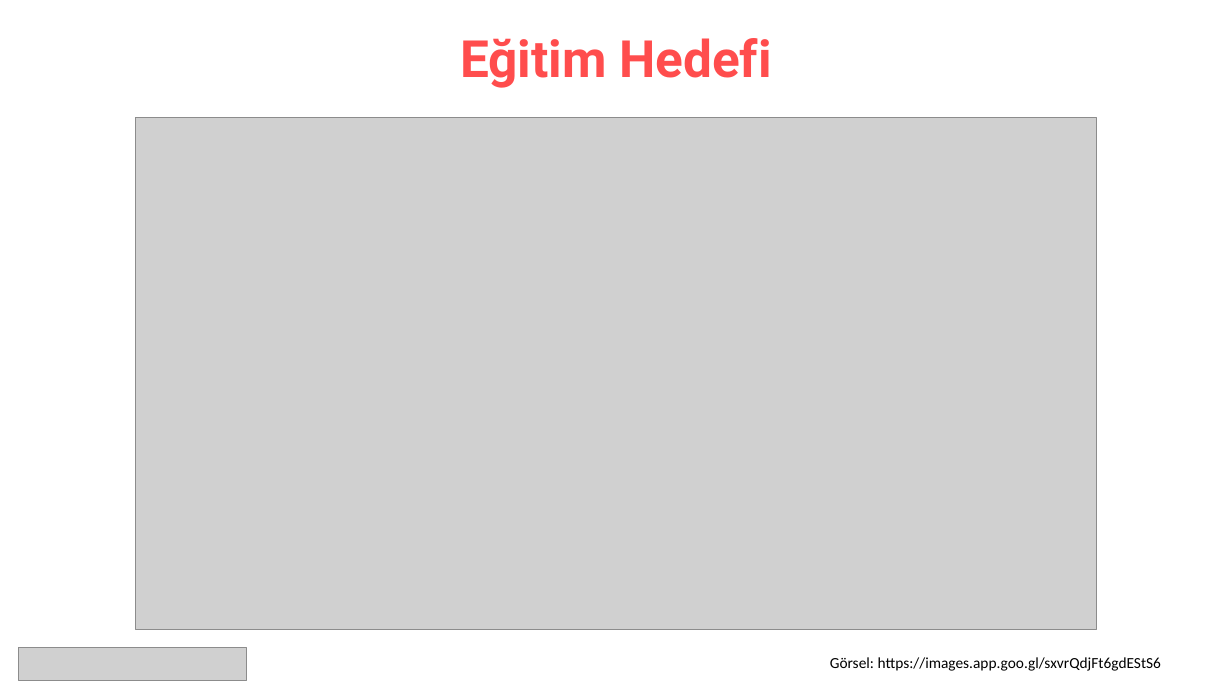
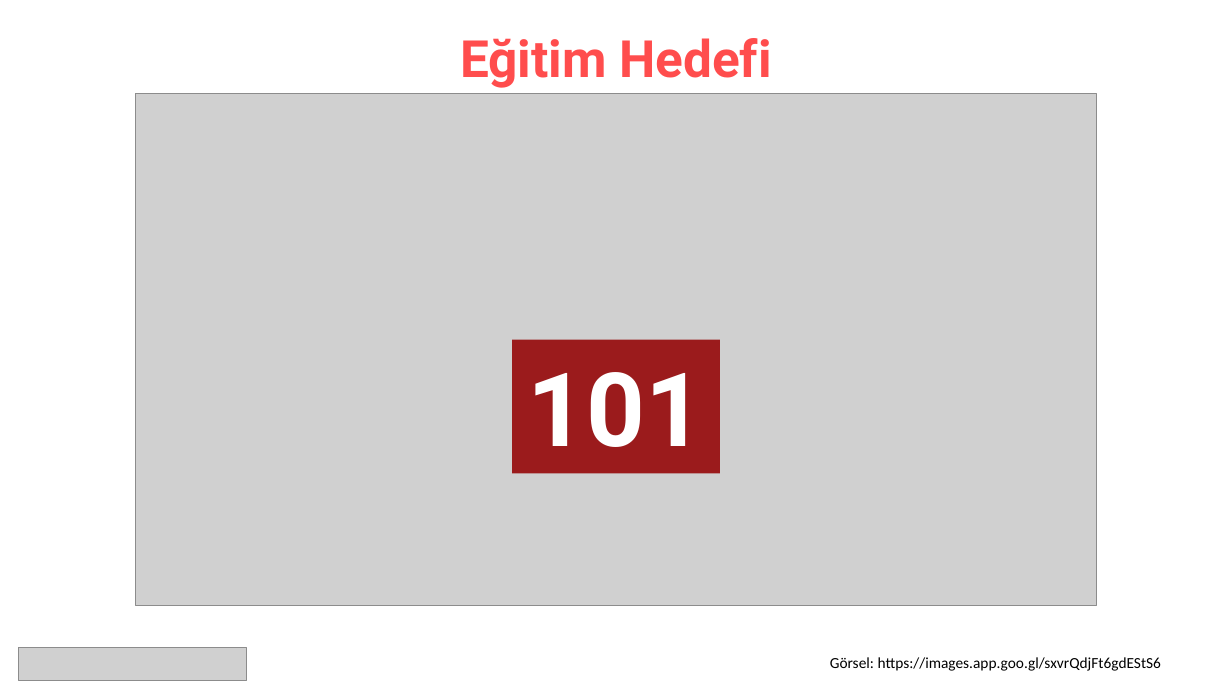
Before and after one commit to MustafaErenSonkaya/machine-learning-with-python-101, a slide deck: slide 10 of presentations/01. Tanışma, kursa giriş.pptx. Drawn at 1232x693 pixels with LibreOffice and Linux fonts; fonts in the diff are those of the drawing; grey boxes stand for pictures. Boxes give left, top, right and bottom in pixels: in the first picture for what was removed or moved away, otherwise in the second. Text is boxed around its words. In the diff, an @@ line names an element or a change of style, - is before the commit and + after.

```diff
--- a/presentations/01. Tanışma, kursa giriş.pptx
+++ b/presentations/01. Tanışma, kursa giriş.pptx
@@ picture: place and size @@
-picture at <box>136,117,1096,629</box>
+picture at <box>136,93,1096,605</box>
@@ rectangle added at <box>512,340,720,474</box>, fill #9B1B1C, 80 pt, text #FFFFFF, bold @@
+101
```
Also in this commit, not shown: 1 other slide changed, 1 slide added, 1 slide removed, 31 other files.
